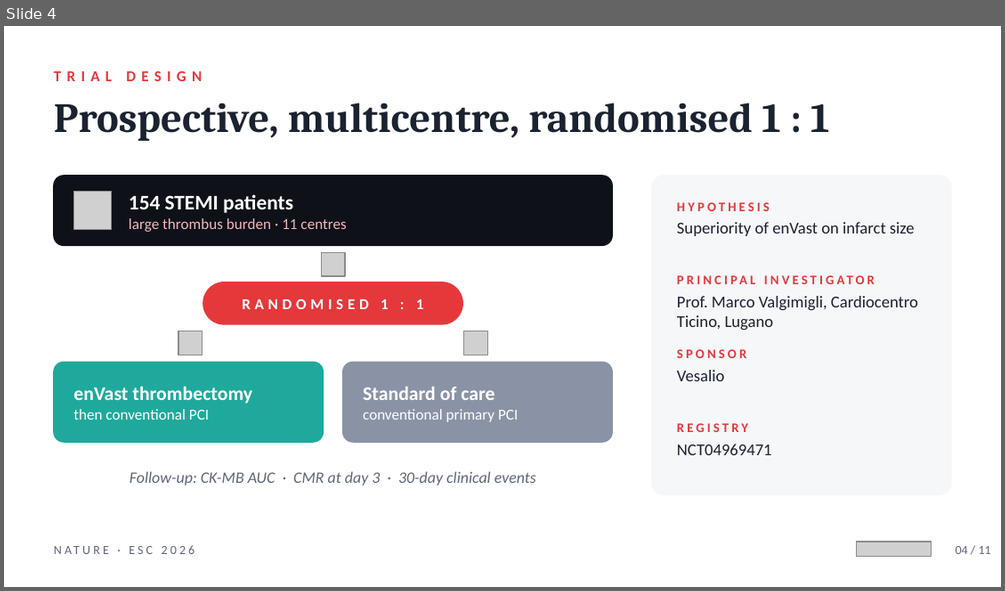
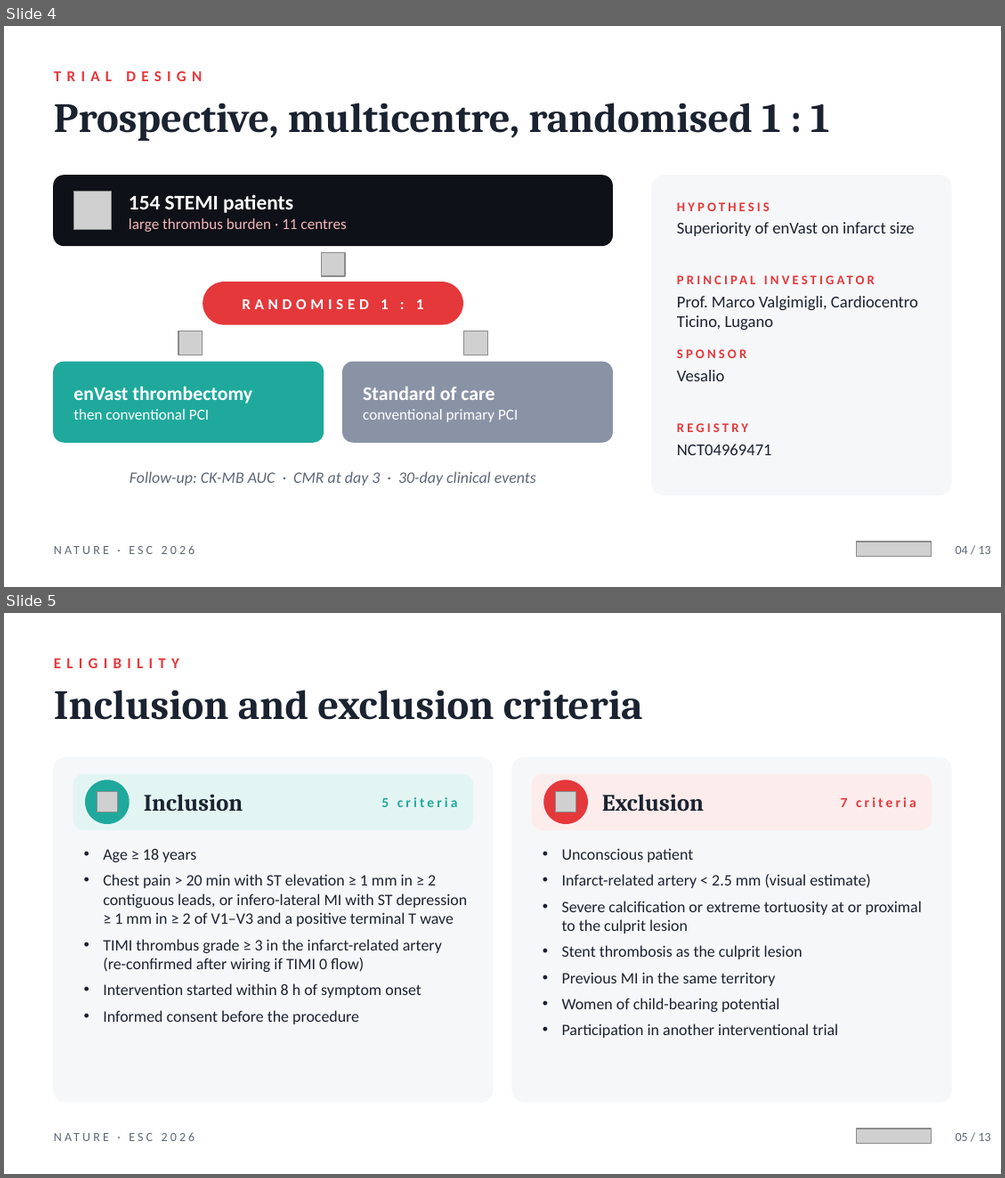
Before and after one commit to Waqar-msx9t/cs8630-A, a slide deck: presentations/NATURE_Trial_2026.pptx. Shown one above the other, each under a label of ours: slide 4 before the commit, slides 4 and 5 after it. The pictures are 1005x591 and 1005x1178 pixels, drawn with LibreOffice and Linux fonts; fonts in the diff are those of the drawing; grey boxes stand for pictures. Boxes give left, top, right and bottom in pixels: in the first picture for what was removed or moved away, otherwise in the second. Text is boxed around its words. In the diff, an @@ line names an element or a change of style, - is before the commit and + after.

```diff
--- a/presentations/NATURE_Trial_2026.pptx
+++ b/presentations/NATURE_Trial_2026.pptx
@@ slide 5 added at (x1=4, y1=613, x2=1001, y2=1174), background #FFFFFF @@
@@ text added at (x1=54, y1=658, x2=179, y2=668), 11 pt, text #E5383B, bold @@
+ELIGIBILITY
@@ text added at (x1=54, y1=690, x2=643, y2=720), 30 pt, text #1B2230, bold @@
+Inclusion and exclusion criteria
@@ rounded rectangle added at (x1=54, y1=757, x2=493, y2=1102), fill #F6F7F9, outline #F6F7F9 1 pt @@
@@ rounded rectangle added at (x1=512, y1=757, x2=951, y2=1102), fill #F6F7F9, outline #F6F7F9 1 pt @@
@@ rounded rectangle added at (x1=73, y1=774, x2=472, y2=829), fill #E3F5F3, outline #E3F5F3 1 pt @@
@@ ellipse added at (x1=86, y1=780, x2=129, y2=823), fill #1FA99C, outline #1FA99C 1 pt @@
@@ picture added at (x1=97, y1=791, x2=118, y2=812) @@
@@ text added at (x1=144, y1=794, x2=243, y2=811), 17 pt, text #1B2230, bold @@
+Inclusion
@@ text added at (x1=381, y1=797, x2=458, y2=807), 10 pt, text #1FA99C, bold @@
+5 criteria
@@ rounded rectangle added at (x1=533, y1=774, x2=931, y2=829), fill #FDECEC, outline #FDECEC 1 pt @@
@@ ellipse added at (x1=544, y1=780, x2=587, y2=823), fill #E5383B, outline #E5383B 1 pt @@
@@ picture added at (x1=555, y1=791, x2=576, y2=812) @@
@@ text added at (x1=602, y1=794, x2=704, y2=811), 17 pt, text #1B2230, bold @@
+Exclusion
@@ text added at (x1=841, y1=797, x2=916, y2=807), 10 pt, text #E5383B, bold @@
+7 criteria
@@ text added at (x1=103, y1=848, x2=468, y2=1024), 11.5 pt, text #1B2230 @@
+• Age ≥ 18 years
+• Chest pain > 20 min with ST elevation ≥ 1 mm in ≥ 2 contiguous leads, or infero-lateral MI with ST depression ≥ 1 mm in ≥ 2 of V1–V3 and a positive terminal T wave
+• TIMI thrombus grade ≥ 3 in the infarct-related artery (re-confirmed after wiring if TIMI 0 flow)
+• Intervention started within 8 h of symptom onset
+• Informed consent before the procedure
@@ text added at (x1=562, y1=848, x2=922, y2=1038), 11.5 pt, text #1B2230 @@
+• Unconscious patient
+• Infarct-related artery < 2.5 mm (visual estimate)
+• Severe calcification or extreme tortuosity at or proximal to the culprit lesion
+• Stent thrombosis as the culprit lesion
+• Previous MI in the same territory
+• Women of child-bearing potential
+• Participation in another interventional trial
@@ text added at (x1=54, y1=1121, x2=353, y2=1151), 9 pt, text #5E6778 @@
+NATURE · ESC 2026
@@ picture added at (x1=857, y1=1128, x2=931, y2=1143) @@
@@ text added at (x1=955, y1=1133, x2=991, y2=1141), 9 pt, text #5E6778 @@
+05 / 13
@@ slide 4 changed as well @@
@@ text at (x1=955, y1=546, x2=991, y2=554): text changed @@
-04 / 11
+04 / 13
```
Also in this commit, not shown: 10 other slides changed, 1 other slide added, 2 other files.
